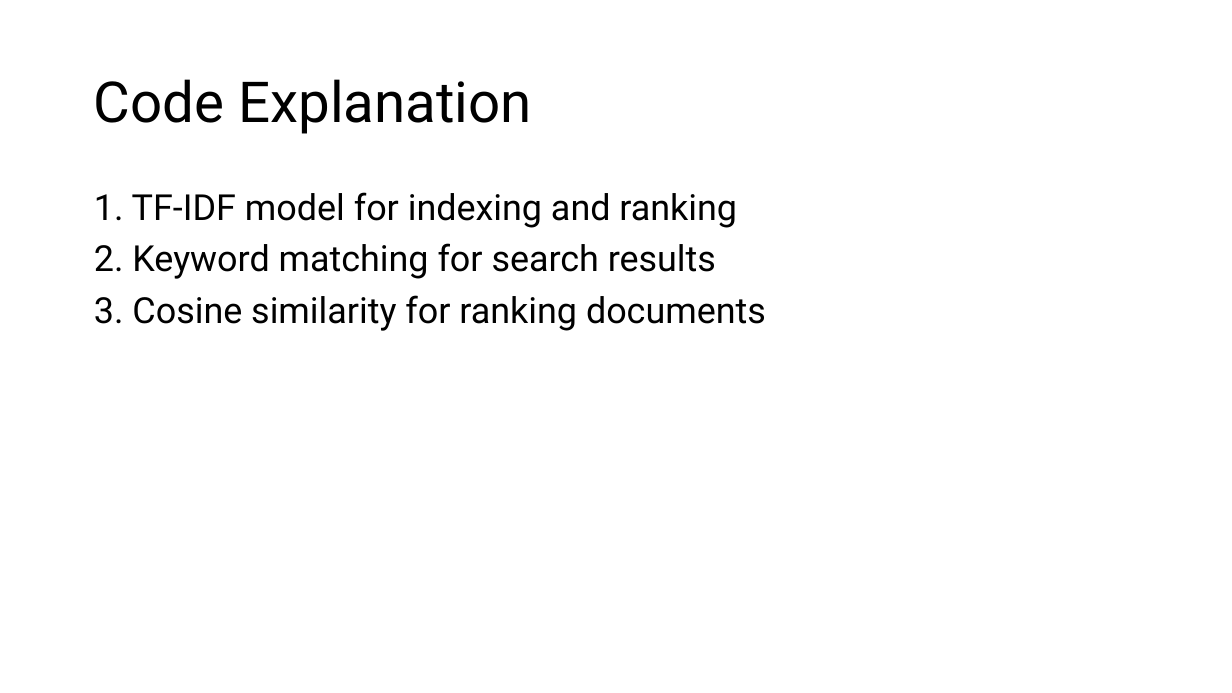
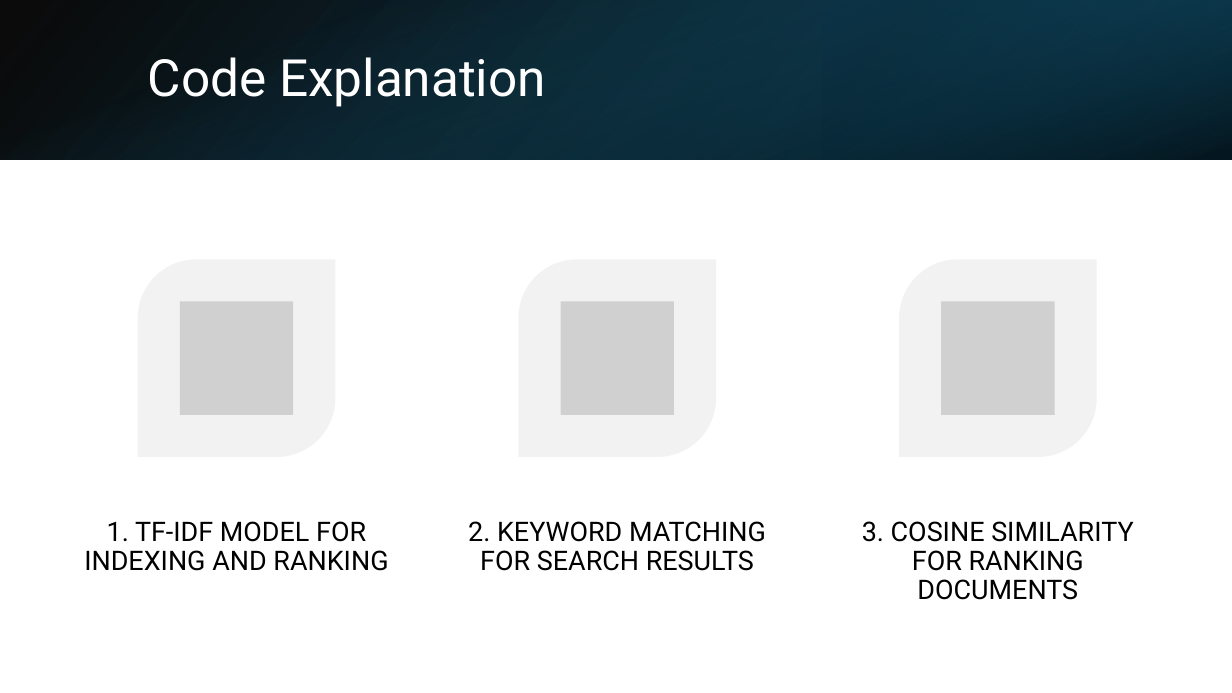
Before and after one commit to AbdulMateenzwl/Information-Retrieval, a slide deck: slide 7 of Assignment 1 (Document Search)/Report.pptx. Drawn at 1232x693 pixels with LibreOffice and Linux fonts; fonts in the diff are those of the drawing; grey boxes stand for pictures. Boxes give left, top, right and bottom in pixels: in the first picture for what was removed or moved away, otherwise in the second. Text is boxed around its words. In the diff, an @@ line names an element or a change of style, - is before the commit and + after.

```diff
--- a/Assignment 1 (Document Search)/Report.pptx
+++ b/Assignment 1 (Document Search)/Report.pptx
@@ rectangle added at bbox=[0, 0, 1232, 159], fill gradient #000000 to #104862 @@
@@ rectangle added at bbox=[0, 0, 1232, 159], fill gradient #156082 to #000000 @@
@@ rectangle added at bbox=[822, 0, 1232, 159], fill gradient #0B3041 to #156082 @@
@@ title "Code Explanation": place and size @@
-title "Code Explanation" at bbox=[94, 79, 532, 134]
+title "Code Explanation" at bbox=[148, 57, 546, 107]
@@ title "Code Explanation" at bbox=[148, 57, 546, 107]: size 44 to 40 pt, text colour #000000 to #FFFFFF @@
@@ text removed at bbox=[94, 192, 766, 331] @@
-1. TF-IDF model for indexing and ranking
-2. Keyword matching for search results
-3. Cosine similarity for ranking documents
@@ group added at bbox=[84, 260, 1133, 600]: 3 round diag rects, 3 pictures, 3 texts @@
+1. TF-IDF MODEL FOR INDEXING AND RANKING
+2. KEYWORD MATCHING FOR SEARCH RESULTS
+3. COSINE SIMILARITY FOR RANKING DOCUMENTS
```
Also in this commit, not shown: 9 other slides changed, 48 other files.
